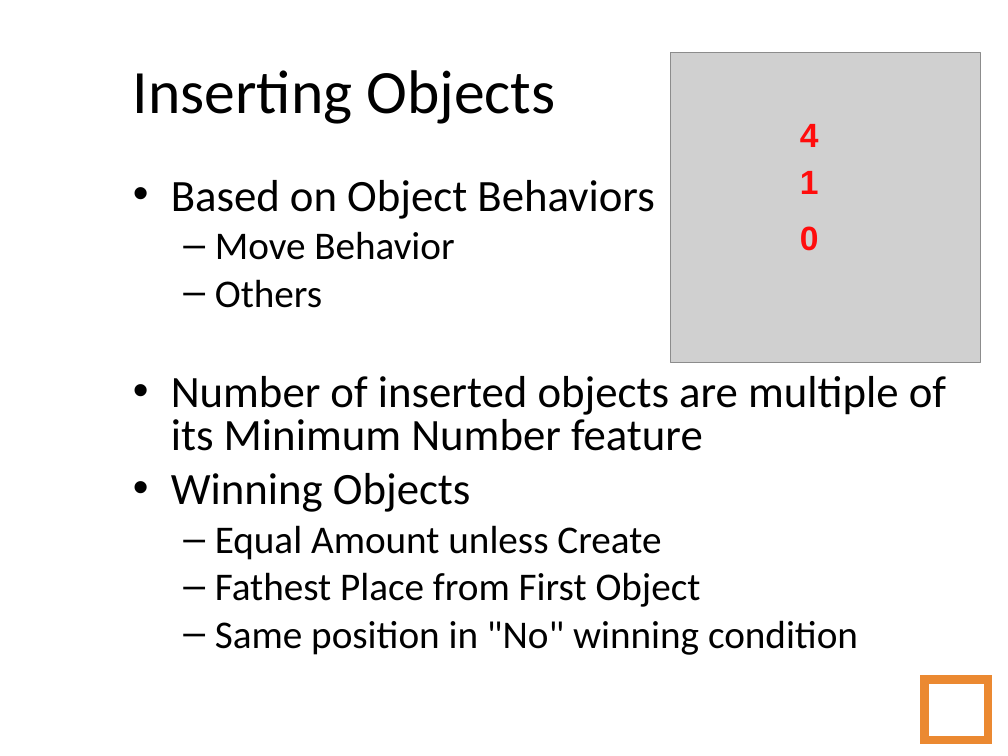
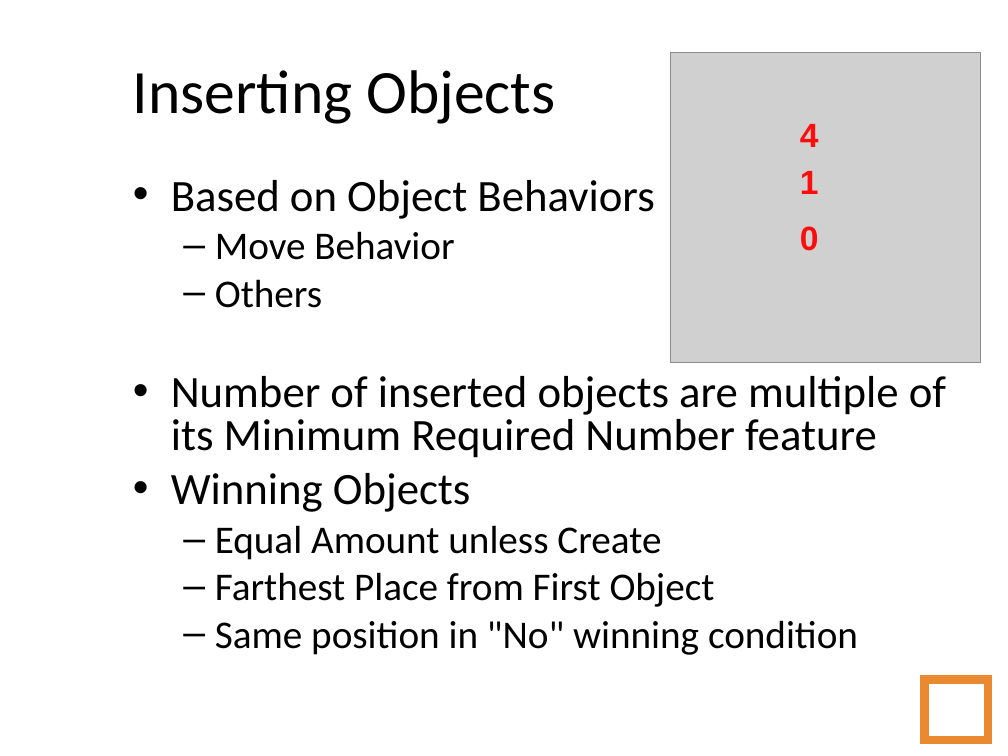
Before and after one commit to amidos2006/Automatic-Game-Script-Generation, a slide deck: slide 31 of Presentation/Automatic Game Script Generation.ppt (slide 29 before the commit). Drawn at 1008x756 pixels with LibreOffice and Linux fonts; fonts in the diff are those of the drawing; grey boxes stand for pictures; background and template pictures are left out. Boxes give left, top, right and bottom in pixels: in the first picture for what was removed or moved away, otherwise in the second. Text is boxed around its words. In the diff, an @@ line names an element or a change of style, - is before the commit and + after.

Commit message:
Modified PPT

```diff
--- a/Presentation/Automatic Game Script Generation.ppt
+++ b/Presentation/Automatic Game Script Generation.ppt
@@ text at box(171, 376, 946, 458): text changed @@
-• Number of inserted objects are multiple of its Minimum Number feature
+• Number of inserted objects are multiple of its Minimum Required Number feature
@@ text at box(215, 572, 715, 607): text changed @@
-  – Fathest Place from First Object
+  – Farthest Place from First Object
```
Also in this commit, not shown: 28 other slides changed, 7 slides added.
